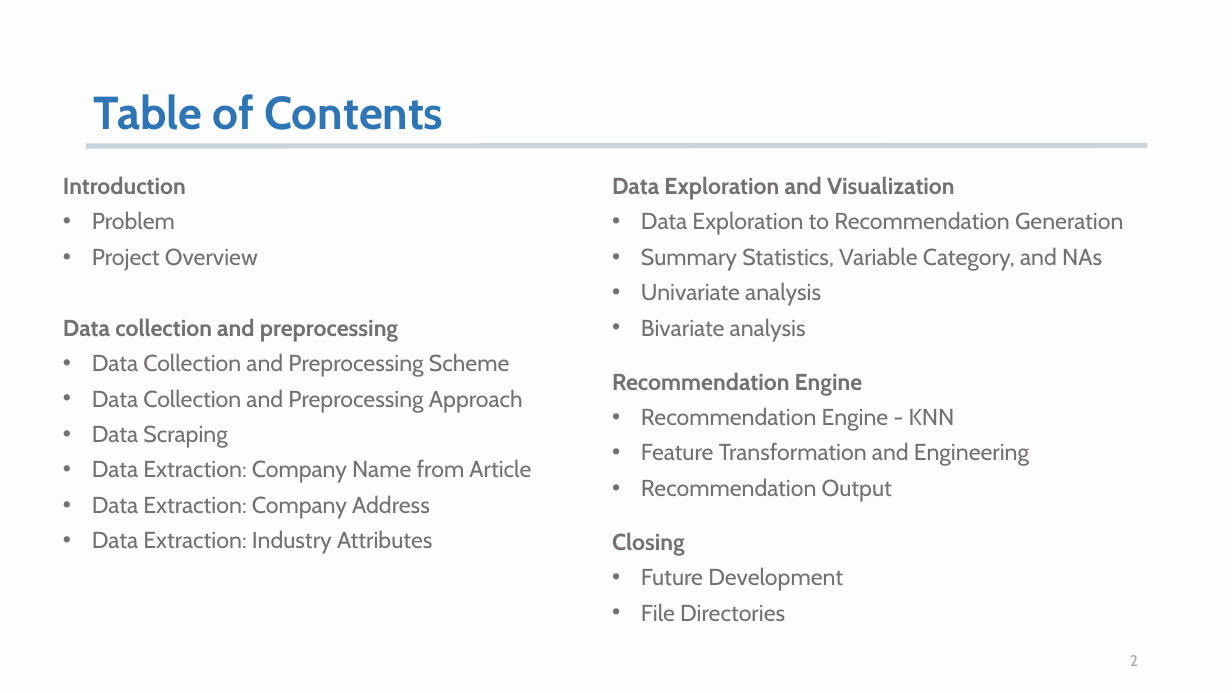
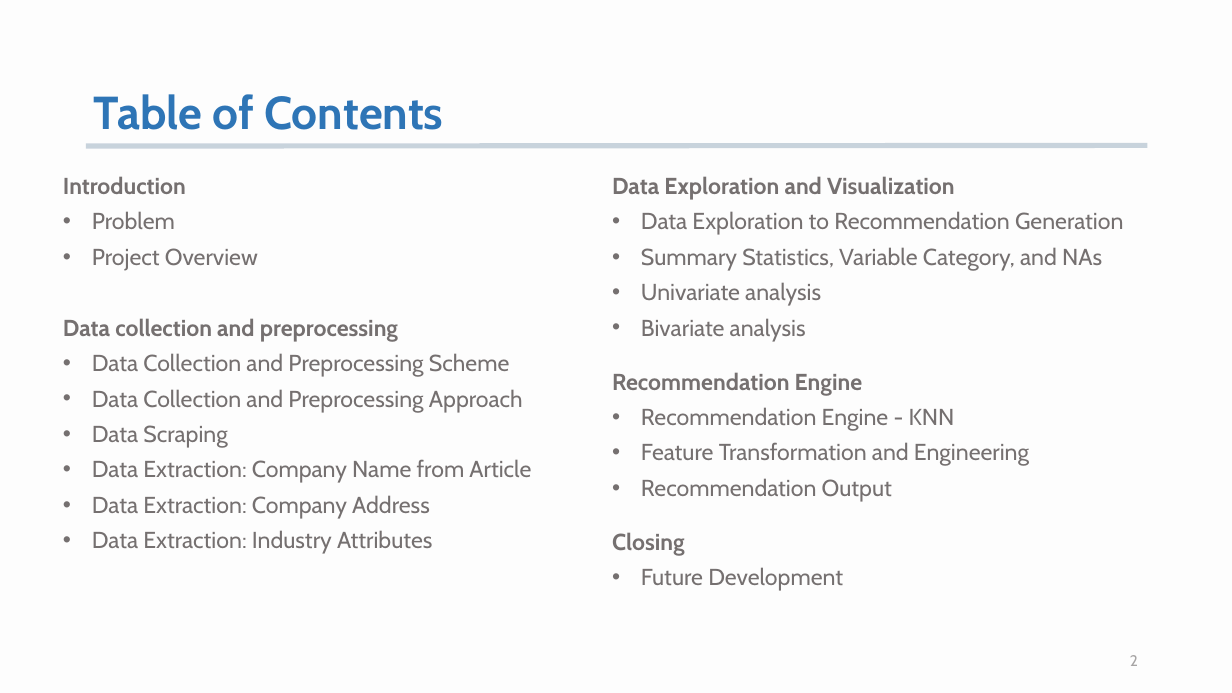
Before and after one commit to K-AlfredIwasaki/job_hunting_made_easy, a slide deck: slide 2 of startup_db_recommendation.pptx. Drawn at 1232x693 pixels with LibreOffice and Linux fonts; fonts in the diff are those of the drawing. Boxes give left, top, right and bottom in pixels: in the first picture for what was removed or moved away, otherwise in the second. Text is boxed around its words. In the diff, an @@ line names an element or a change of style, - is before the commit and + after.

```diff
--- a/startup_db_recommendation.pptx
+++ b/startup_db_recommendation.pptx
@@ text at <box>641,603,785,621</box>: paragraph removed @@
-• File Directories
```
Also in this commit, not shown: 8 other slides changed, 2 slides removed, 4 other files.
